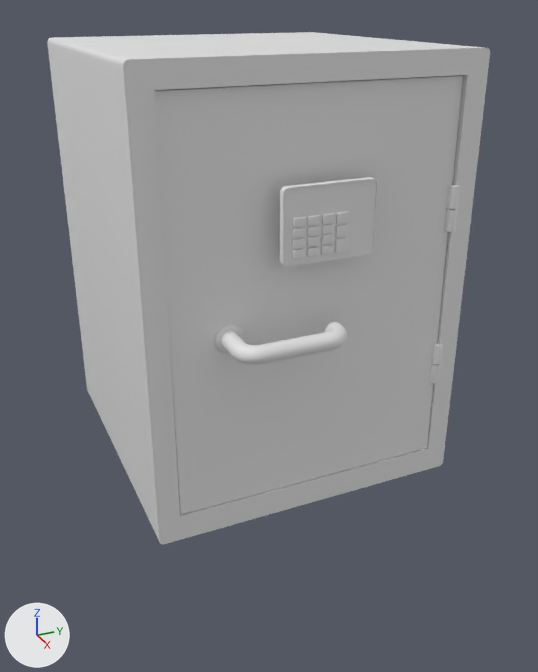
Before and after pictures for a commit that changed the FBX model EscapeTheRoomVR/Assets/Main_Project/Models/safe.FBX.
One viewpoint serves both versions: a camera (50 mm lens) standing at (1.331, -0.552, 0.876) and looking at (0.217, -0.05, 0.319). Every picture has the same lights, and +X, +Y and +Z are marked at lower left. Where no turn or scale is listed for an object, it has been applied to the vertices.

The first picture shows '1', '2', '3', '5', 'Box001', 'ChamferCyl001', 'delete', 'door1', 'handle', 'panel', 'screen'.
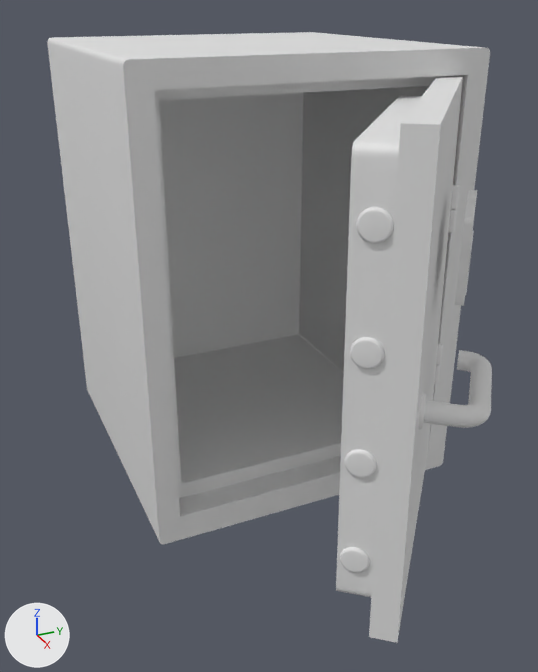
Changed parts and their boxes (x1, y1, x2, y2) in the pictures (538 x 672 px):
```json
{"object": "door1", "change": "moved", "before": [154, 75, 463, 514], "after": [369, 76, 463, 643]}
{"object": "door", "change": "moved", "after": [336, 95, 422, 597], "on screen": "not visible before"}
{"object": "handle", "change": "moved", "before": [221, 322, 347, 365], "after": [424, 350, 492, 428]}
{"object": "panel", "change": "moved", "before": [280, 177, 378, 267], "after": [455, 190, 477, 306]}
{"object": "screen", "change": "moved", "before": [290, 186, 371, 214], "on screen": "not visible afterwards"}
{"object": "ChamferCyl005", "change": "moved", "after": [356, 207, 394, 244], "on screen": "not visible before"}
{"object": "ChamferCyl004", "change": "moved", "after": [350, 337, 384, 369], "on screen": "not visible before"}
{"object": "ChamferCyl002", "change": "moved", "after": [345, 449, 377, 478], "on screen": "not visible before"}
{"object": "ChamferCyl003", "change": "moved", "after": [340, 547, 370, 573], "on screen": "not visible before"}
{"object": "ChamferCyl001", "change": "moved", "before": [214, 324, 243, 353], "after": [419, 392, 427, 430]}
{"object": "delete", "change": "moved", "before": [336, 211, 348, 224], "on screen": "not visible afterwards"}
{"object": "1", "change": "moved", "before": [293, 217, 305, 227], "after": [469, 246, 472, 260]}
{"object": "5", "change": "moved", "before": [307, 226, 320, 236], "on screen": "not visible afterwards"}
{"object": "3", "change": "moved", "before": [322, 213, 334, 224], "on screen": "not visible afterwards"}
{"object": "2", "change": "moved", "before": [307, 215, 320, 225], "on screen": "not visible afterwards"}
```

Edits to the scene script, one JSON object a line:
```json
{"op": "set", "path": "ob_chamfercyl004.parent", "old": "ob_lock", "new": "ob_lock_5"}
{"op": "set", "path": "ob_door1.parent", "old": "ob_door_001", "new": "ob_door_1"}
{"op": "set", "path": "ob_door1.location", "old": "(-1.654, -25.94, -47.7)", "new": "(-1.66, -26.0, 0.0195)"}
{"op": "set", "path": "ob_chamfercyl002.parent", "old": "ob_lock", "new": "ob_lock_5"}
{"op": "set", "path": "ob_delete.location", "old": "(-0.129, 2.007, 0.538)", "new": "(-0.129, 2.007, 6.738)"}
{"op": "set", "path": "ob_screen.location", "old": "(0.0955, 0.0, 2.046)", "new": "(0.0955, 0.0, 8.246)"}
{"op": "set", "path": "ob_3.location", "old": "(-0.129, -0.493, 0.739)", "new": "(-0.129, -0.493, 6.939)"}
{"op": "set", "path": "ob_handle.parent", "old": "ob_door_001", "new": "ob_door_1"}
{"op": "set", "path": "ob_handle.location", "old": "(-0.474, -41.94, -15.83)", "new": "(-0.48, -42.0, 31.9)"}
{"op": "set", "path": "ob_1.location", "old": "(-0.129, -5.493, 0.739)", "new": "(-0.129, -5.493, 6.939)"}
{"op": "set", "path": "ob_chamfercyl003.parent", "old": "ob_lock", "new": "ob_lock_5"}
{"op": "set", "path": "ob_5.location", "old": "(-0.129, -2.993, -0.961)", "new": "(-0.129, -2.993, 5.239)"}
{"op": "set", "path": "ob_panel.parent", "old": "ob_panel_001", "new": "ob_panel_2"}
{"op": "set", "path": "ob_panel.location", "old": "(-0.171, 0.0, -6.1)", "new": "(-0.171, 0.0, 0.1)"}
{"op": "set", "path": "ob_2.location", "old": "(-0.129, -2.993, 0.739)", "new": "(-0.129, -2.993, 6.939)"}
{"op": "set", "path": "ob_door.parent", "old": "ob_door_001", "new": "ob_door_1"}
{"op": "set", "path": "ob_door.location", "old": "(-6.112, -25.94, -43.84)", "new": "(-6.118, -26.0, 3.876)"}
{"op": "set", "path": "ob_chamfercyl001.parent", "old": "ob_door_001", "new": "ob_door_1"}
{"op": "set", "path": "ob_chamfercyl001.location", "old": "(-1.413, -41.94, -15.83)", "new": "(-1.419, -42.0, 31.9)"}
{"op": "set", "path": "ob_chamfercyl005.parent", "old": "ob_lock", "new": "ob_lock_5"}
{"op": "add", "block": "ob_lock_5", "code": ["ob_lock_5 = bpy.data.objects.new('Lock', None)", "ob_lock_5.parent = ob_door_1", "ob_lock_5.location = (-6.691, -44.5, 8.795)"]}
{"op": "add", "block": "ob_door_1", "code": ["ob_door_1 = bpy.data.objects.new('Door', None)", "ob_door_1.location = (0.3, 0.26, 0.051)", "ob_door_1.rotation_euler = (0.0, 0.0, 0.873)  # degrees (0, 0, 50)", "ob_door_1.scale = (0.01, 0.01, 0.01)"]}
{"op": "add", "block": "ob_panel_2", "code": ["ob_panel_2 = bpy.data.objects.new('Panel', None)", "ob_panel_2.parent = ob_door_1", "ob_panel_2.location = (3.457, -26.0, 44.15)"]}
```
